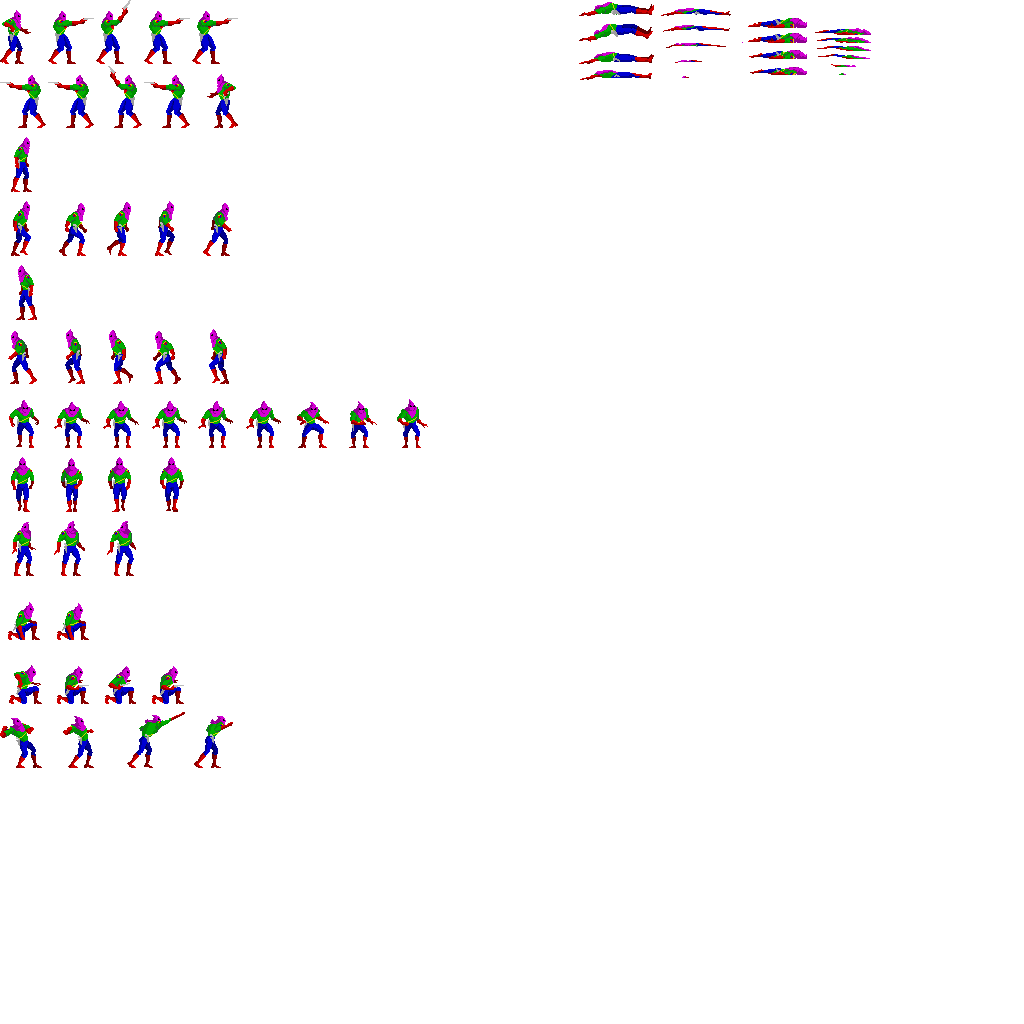
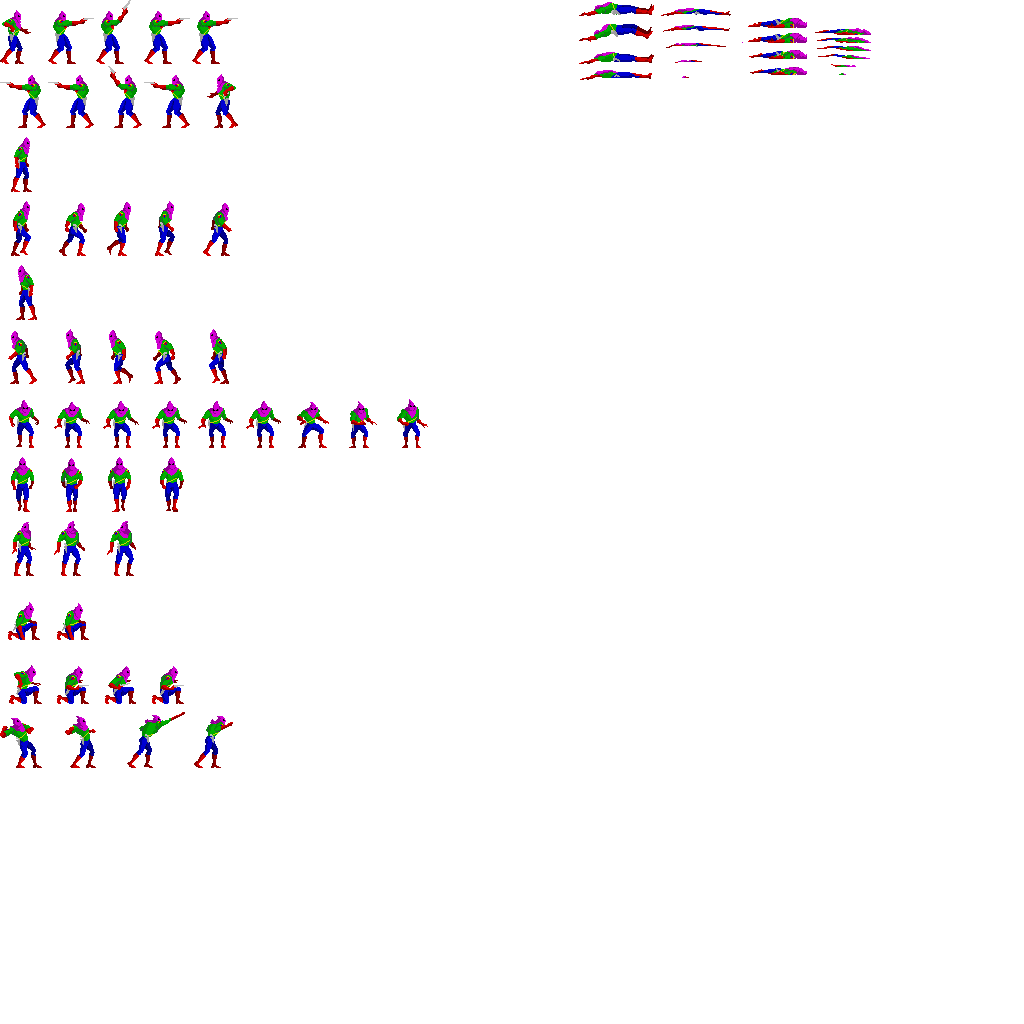
The second (1024, 1024) image is a revision of the first. Changes to its layers:
added layer "Floated Layer" above "Background copy #4" over left=65, top=716, right=96, bottom=768
painted on "Background copy #4" over left=63, top=716, right=94, bottom=768
